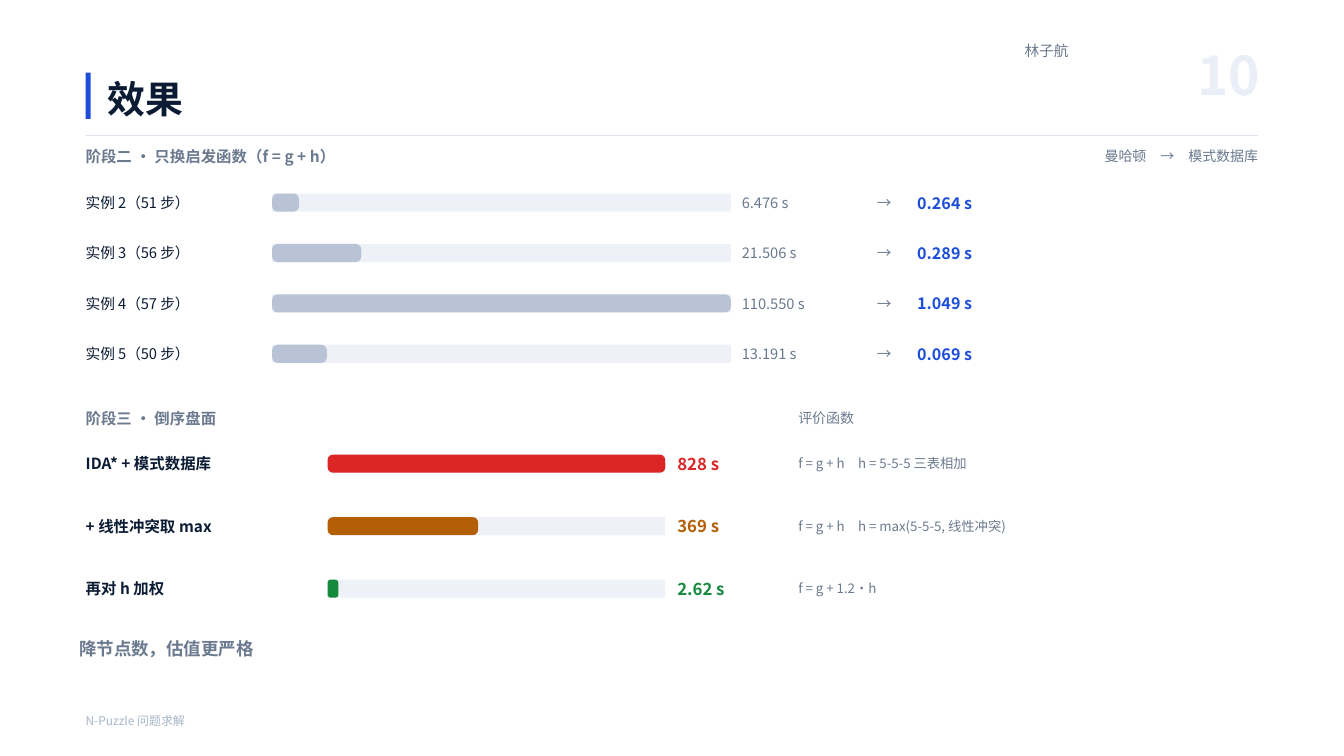
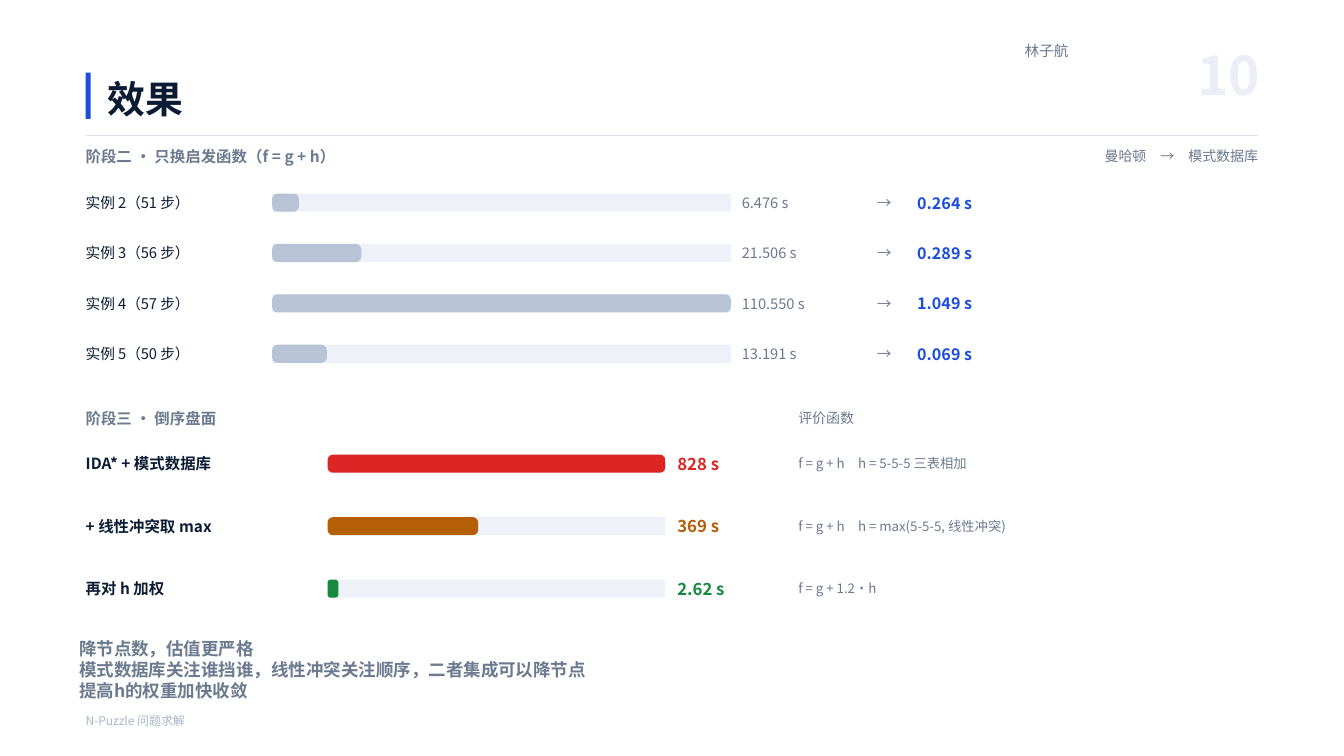
Before and after one commit to lin612320/ai-course-group, a slide deck: slide 10 of 项目一-NPuzzle问题求解/02-演示/N-Puzzle项目演示.pptx. Drawn at 1344x756 pixels with LibreOffice and Linux fonts; fonts in the diff are those of the drawing; background and template pictures are left out. Boxes give left, top, right and bottom in pixels: in the first picture for what was removed or moved away, otherwise in the second. Text is boxed around its words. In the diff, an @@ line names an element or a change of style, - is before the commit and + after.

```diff
--- a/项目一-NPuzzle问题求解/02-演示/N-Puzzle项目演示.pptx
+++ b/项目一-NPuzzle问题求解/02-演示/N-Puzzle项目演示.pptx
@@ text at [79,661,586,699]: paragraphs added @@
+模式数据库关注谁挡谁，线性冲突关注顺序，二者集成可以降节点
+提高h的权重加快收敛
```
Also in this commit, not shown: 3 other slides changed, 2 other files.
